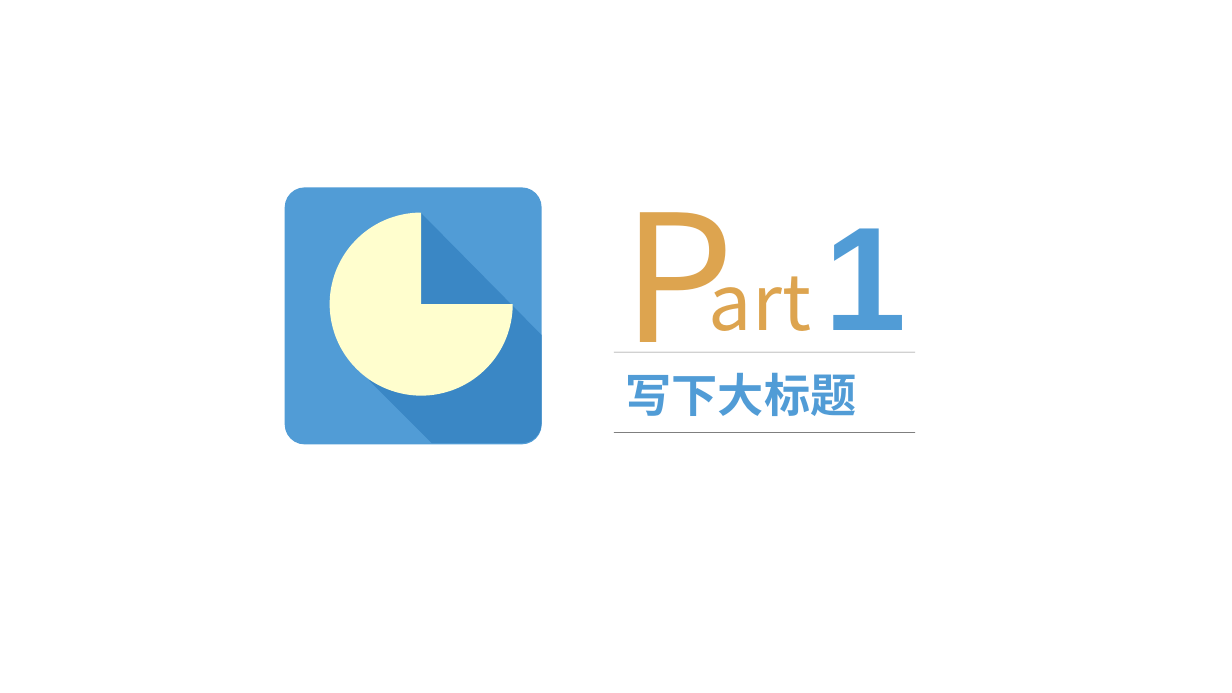
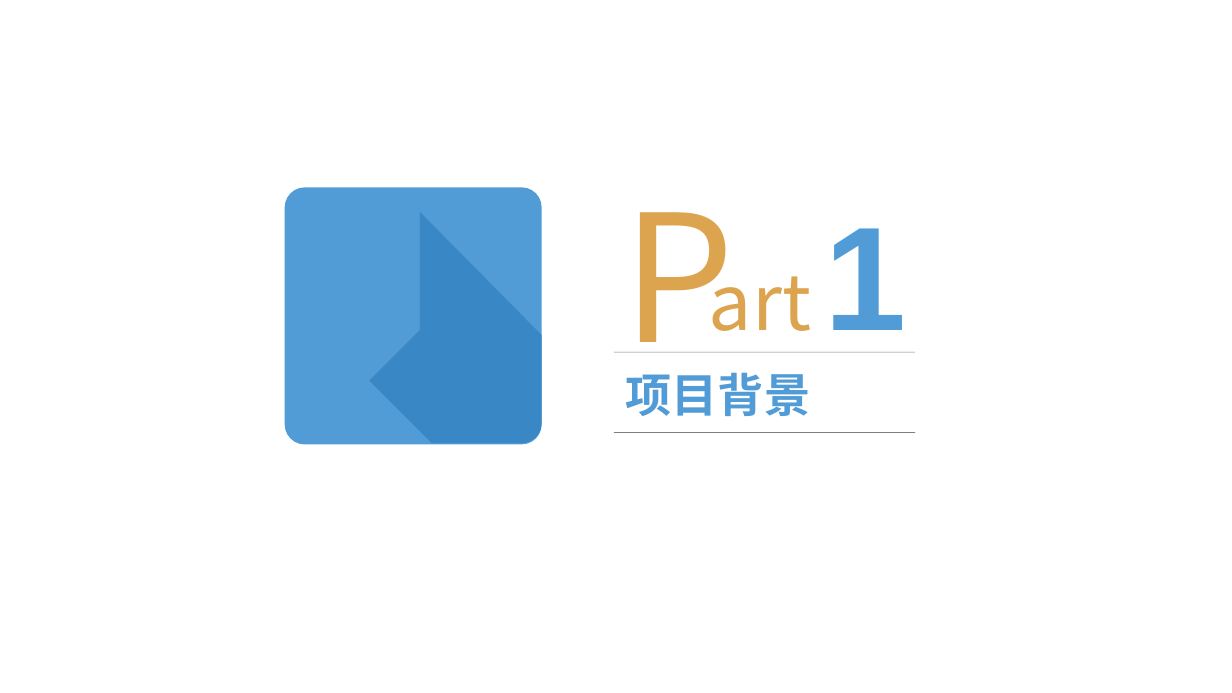
Before and after one commit to hanjiangyu/myRepository, a slide deck: slide 3 of paper/开题答辩/15126145_韩江雨_开题报告.ppt (slide 2 before the commit). Drawn at 1232x693 pixels with LibreOffice and Linux fonts; fonts in the diff are those of the drawing; background and template pictures are left out. Boxes give left, top, right and bottom in pixels: in the first picture for what was removed or moved away, otherwise in the second. Text is boxed around its words. In the diff, an @@ line names an element or a change of style, - is before the commit and + after.

```diff
--- a/paper/开题答辩/15126145_韩江雨_开题报告.ppt
+++ b/paper/开题答辩/15126145_韩江雨_开题报告.ppt
@@ freeform shape at (x1=310, y1=212, x2=590, y2=492): outline redrawn @@
@@ freeform shape removed at (x1=330, y1=212, x2=513, y2=395) @@
@@ text at (x1=625, y1=372, x2=810, y2=416): text changed @@
-写下大标题
+项目背景
```
Also in this commit, not shown: 1 other slide changed, 10 slides added, 14 slides removed, 1 other file.
